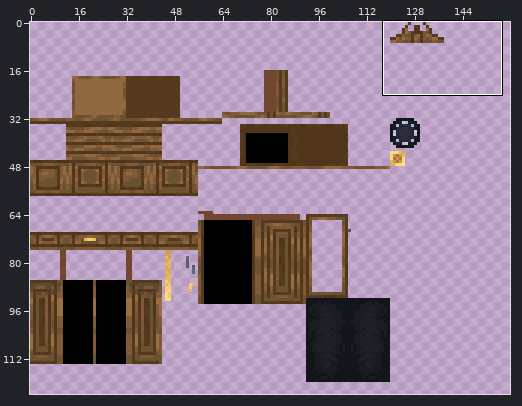
One commit to this sprite sheet: src/main/resources/assets/ait-extras/textures/blockentities/exteriors/clock/clock.png. Above, an overview of the earlier version with the close-up marked.
Close-up. First the earlier version:
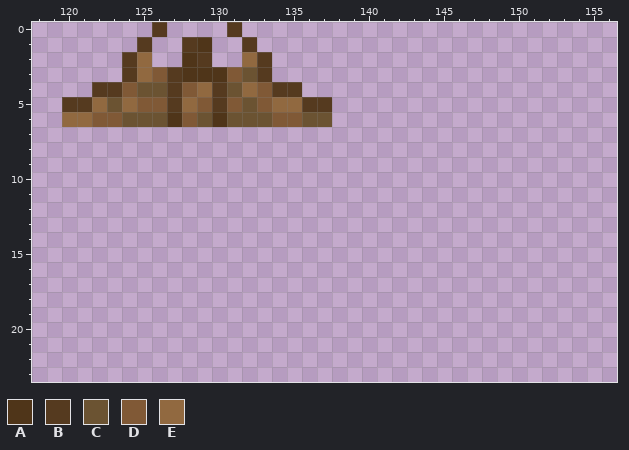
The file is 256x256 pixels. Colours within 5 levels of each other are drawn and written as one. Shown: x 118..156, y 0..23. The wide view leaves out empty margins.
Palette (. is transparent): A #4f3519  B #553a1f  C #6b5332  D #805936  E #916940
Pixels before, first column x 120:
0 ......B....B......
1 .....B..BA..B.....
2 ....BE..AB..EB....
3 ....BEDBAAADCB....
4 ..BBDCCBDEBCEDBB..
5 BBECEDDBEDBDCDEEBB
6 EEDDCCCADCACCCDDCC
Once edited:
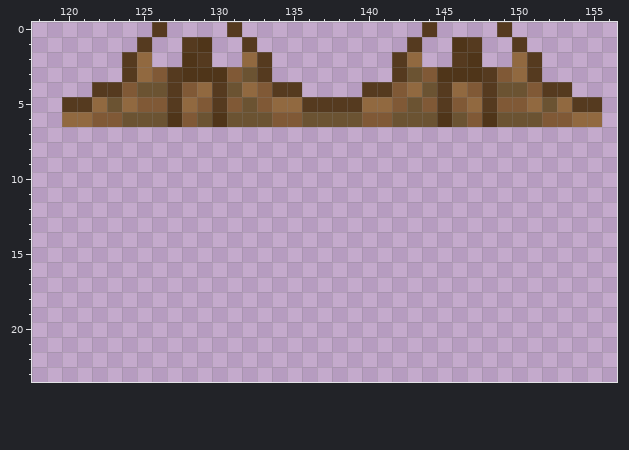
Edits made:
y 0: x 144 . -> B; x 149 . -> B
y 1: x 143 . -> B; x 146..147 .. -> AB; x 150 . -> B
y 2: x 142..143 .. -> BE; x 146..147 .. -> BA; x 150..151 .. -> EB
y 3: x 142..151 .......... -> BCDAAABDEB
y 4: x 140..153 .............. -> BBDECBEDBCCDBB
y 5: x 138..155 .................. -> BBEEDCDBDEBDDECEBB
y 6: x 138..155 .................. -> CCDDCCCACDACCCDDEE
